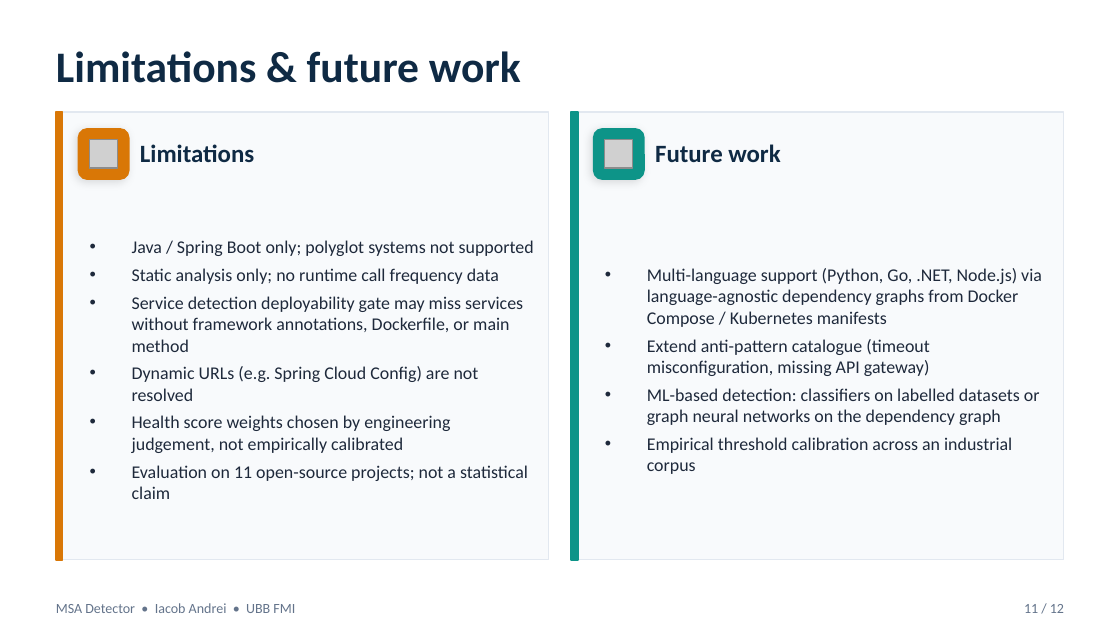
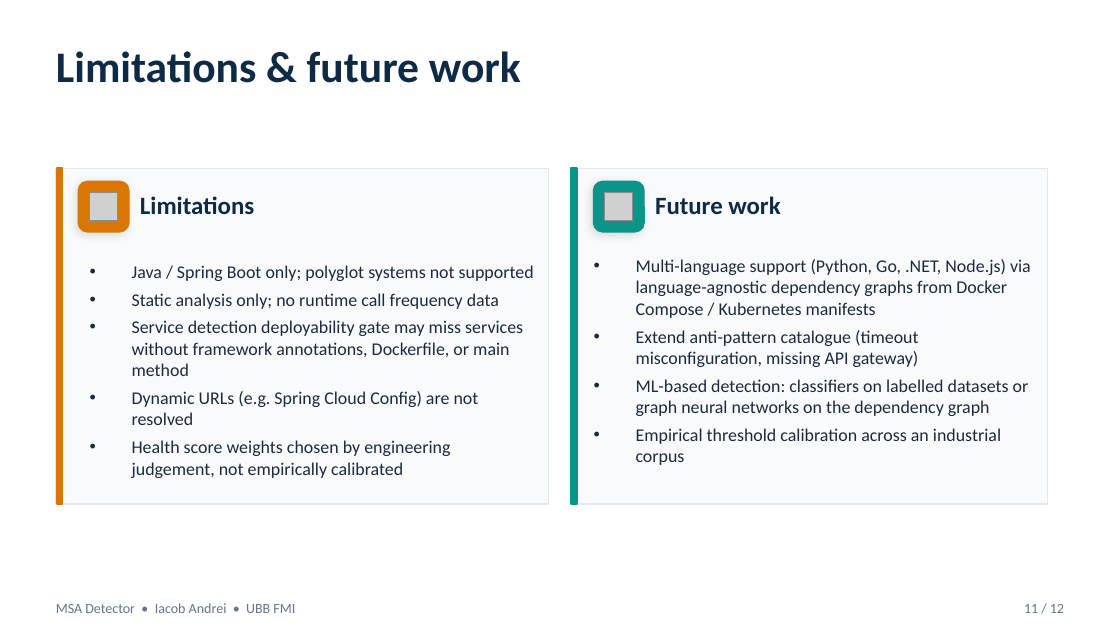
Before and after one commit to andrei45635/dissertation_backend, a slide deck: slide 11 of thesis/presentation/MSA_Detector_Defense.pptx. Drawn at 1120x630 pixels with LibreOffice and Linux fonts; fonts in the diff are those of the drawing; grey boxes stand for pictures. Boxes give left, top, right and bottom in pixels: in the first picture for what was removed or moved away, otherwise in the second. Text is boxed around its words. In the diff, an @@ line names an element or a change of style, - is before the commit and + after.

```diff
--- a/thesis/presentation/MSA_Detector_Defense.pptx
+++ b/thesis/presentation/MSA_Detector_Defense.pptx
@@ rectangle: place and size @@
-rectangle at (56,112,549,560)
+rectangle at (56,168,549,504)
@@ rectangle: place and size @@
-rectangle at (56,112,63,560)
+rectangle at (57,168,63,504)
@@ rectangle: place and size @@
-rectangle at (571,112,1064,560)
+rectangle at (571,168,1047,504)
@@ rectangle: place and size @@
-rectangle at (571,112,578,560)
+rectangle at (571,168,577,504)
@@ rounded rectangle: place and size @@
-rounded rectangle at (78,129,129,179)
+rounded rectangle at (78,181,129,232)
@@ text "Multi-language support (Python, Go, .NET, ...": place and size @@
-text "Multi-language support (Python, Go, .NET, ..." at (647,268,1042,474)
+text "Multi-language support (Python, Go, .NET, ..." at (636,259,1031,465)
@@ rounded rectangle: place and size @@
-rounded rectangle at (594,129,644,179)
+rounded rectangle at (594,181,644,232)
@@ 2 pictures, 2 texts: place and size @@
-2 pictures, 2 texts at (90,140,780,168)
+2 pictures, 2 texts at (90,193,780,221)
@@ text at (132,465,528,499): paragraph removed @@
-• Evaluation on 11 open-source projects; not a statistical claim
```
Also in this commit, not shown: 5 other slides changed.
